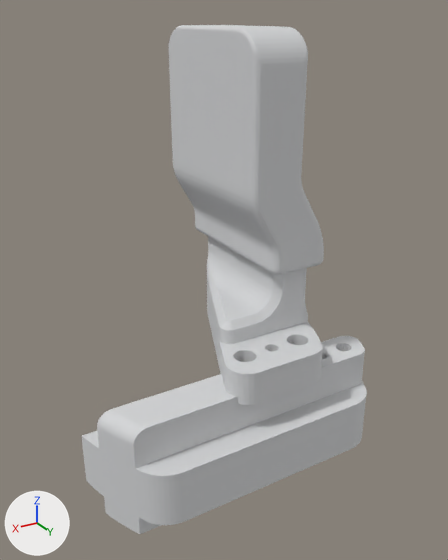
Renders of the glTF model cel/hand_e_vinger_min.glb from each side of a commit.
One viewpoint serves both versions: a 50 mm camera at (0.02, 0.0744, 0.1671) aimed at (-0.0222, 0.004, 0.1319). Arrows for +X, +Y and +Z are at lower left; the lights stay in place. The first picture is the older version.

Script lines for the objects in view, before the commit:
```python
mat_material_0 = principled_material('Material_0')
mat_material_0.base_color = (0.667, 0.675, 0.686)  # light grey #d5d6d8
mat_material_0.roughness = 0.85
me_geometry_0 = bpy.data.meshes.new('geometry_0')
me_geometry_0.from_pydata(...)  # 240 vertices, 480 faces; spans x -0.04023..-0.03724, y 0.0106..0.0136, z 0.11583..0.12
me_geometry_0.materials.append(mat_material_0)  # light grey #d5d6d8
me_geometry_2 = bpy.data.meshes.new('geometry_2')
me_geometry_2.from_pydata(...)  # 336 vertices, 662 faces; spans x -0.0442..0.001, y 0.005..0.0188, z 0.1036..0.12
me_geometry_2.materials.append(mat_material_0)  # light grey #d5d6d8
me_geometry_3 = bpy.data.meshes.new('geometry_3')
me_geometry_3.from_pydata(...)  # 2197 vertices, 4436 faces; spans x -0.036..-0.0231, y -0.0141..0.0099, z 0.1332..0.1655
me_geometry_3.materials.append(mat_material_0)  # light grey #d5d6d8
me_geometry_4 = bpy.data.meshes.new('geometry_4')
me_geometry_4.from_pydata(...)  # 1516 vertices, 3099 faces; spans x -0.0345..-0.0171, y -0.0126..0.0166, z 0.119..0.164
me_geometry_4.materials.append(mat_material_0)  # light grey #d5d6d8
ob_geometry_0 = bpy.data.objects.new('geometry_0', me_geometry_0)
ob_geometry_0.location = (0.0, 0.0, 0.0)
ob_geometry_2 = bpy.data.objects.new('geometry_2', me_geometry_2)
ob_geometry_2.location = (0.0, 0.0, 0.0)
ob_geometry_3 = bpy.data.objects.new('geometry_3', me_geometry_3)
ob_geometry_3.location = (0.0, 0.0, 0.0)
ob_geometry_4 = bpy.data.objects.new('geometry_4', me_geometry_4)
ob_geometry_4.location = (0.0, 0.0, 0.0)
```
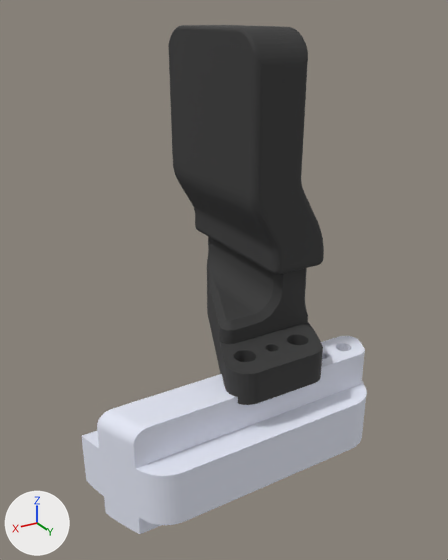
The newer file is also turned or shifted as a whole; pictures and numbers use the older file's frame.

Pixel boxes (x1, y1, x2, y2) of what changed, in the pictures (448 x 560 px):
'geometry_3', recoloured (light grey to dark grey): (168, 25, 324, 275) in both
'geometry_2', recoloured (light grey to white): (81, 336, 367, 534) in both
'geometry_4', recoloured (light grey to dark grey): (207, 237, 323, 405) in both
'geometry_0', recoloured: (334, 342, 353, 352) in both

Patch to the scene script:
```diff
--- a/cel/hand_e_vinger_min.glb.py
+++ b/cel/hand_e_vinger_min.glb.py
@@ mat_material_0 @@
 mat_material_0 = principled_material('Material_0')
-mat_material_0.base_color = (0.667, 0.675, 0.686)  # light grey #d5d6d8
+mat_material_0.base_color = (0.792, 0.82, 0.933)  # white #e6eaf7
 mat_material_0.roughness = 0.85
@@ mat_material_1 @@
+mat_material_1 = principled_material('Material_1')
+mat_material_1.base_color = (0.0392, 0.0392, 0.0392)  # dark grey #383838
+mat_material_1.roughness = 0.85
@@ me_geometry_3 @@
 me_geometry_3.from_pydata(...)  # 2197 vertices, 4436 faces; spans x -0.036..-0.0231, y -0.0141..0.0099, z 0.1332..0.1655
-me_geometry_3.materials.append(mat_material_0)  # light grey #d5d6d8
+me_geometry_3.materials.append(mat_material_1)  # dark grey #383838
@@ me_geometry_4 @@
 me_geometry_4.from_pydata(...)  # 1516 vertices, 3099 faces; spans x -0.0345..-0.0171, y -0.0126..0.0166, z 0.119..0.164
-me_geometry_4.materials.append(mat_material_0)  # light grey #d5d6d8
+me_geometry_4.materials.append(mat_material_1)  # dark grey #383838
```
